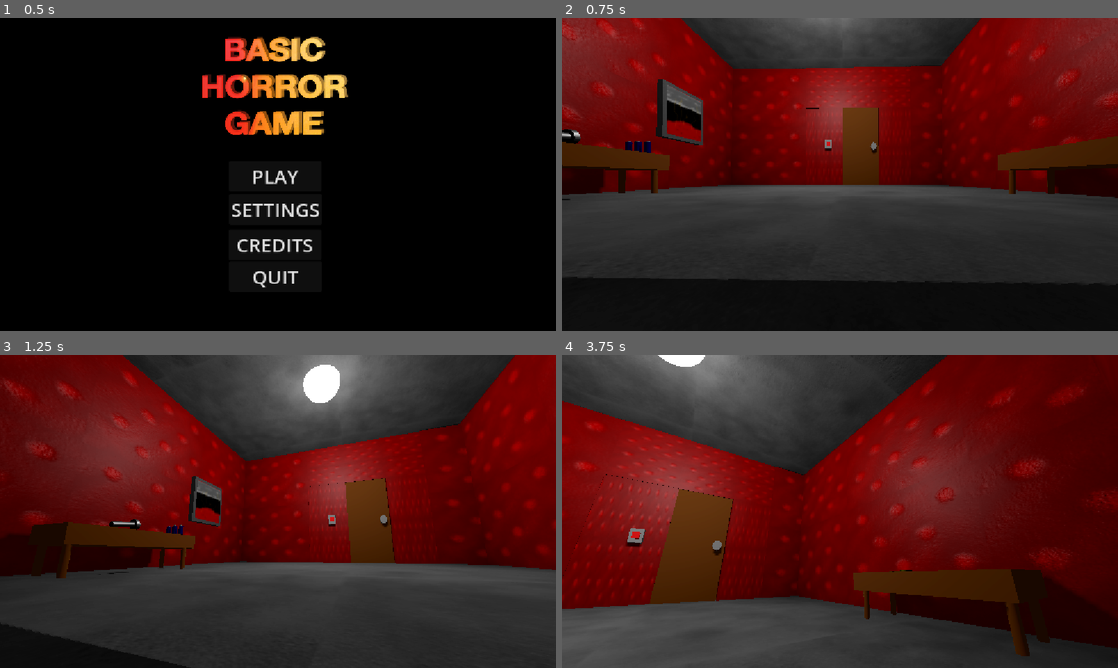
Above: before the commit, frames 1-4 (two rows, left to right).
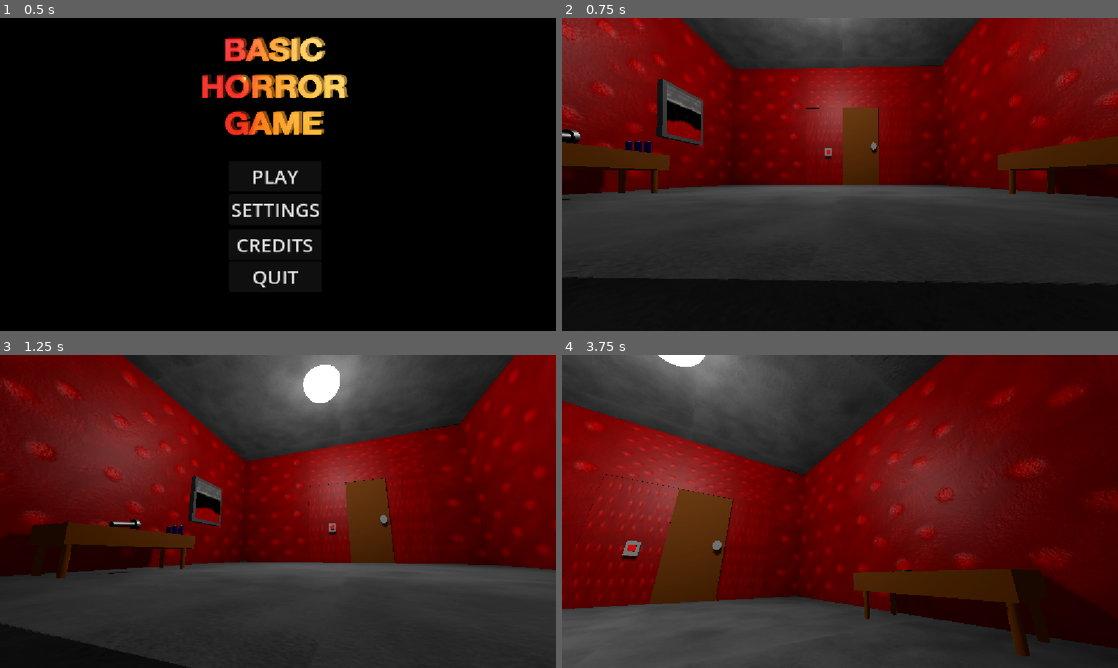
Above: after the commit, the same moments.

Repository: christiannoll/Basic3DGame
Game: Godot game, scene res://Scenes/main_menu.tscn
The game is run twice, just before and just after one commit, with the same random seed, the same clock (stepped at 60 frames per second) and the same inputs. The engine's default icon, where the game draws it, is replaced by a stand-in: a white triangle on a blue panel in a dark square.
Inputs (mouse positions are in pixels of both pictures, inside the frame that each line leads up to):
- Up to frame 1 (0.5 s): no input
- Up to frame 2 (0.75 s): click "PLAY" at 0.5 s
- Up to frame 3 (1.25 s): no input
- Up to frame 4 (3.75 s): move the mouse to (867, 511) at 1.27 s; hold W (forward) from 1.28 s (still down); tap E (interact) at 1.35, 2.3, 2.85 s; tap Space (jump) at 1.52, 2.27 s; move the mouse to (812, 511) at 2.02 s; tap F (flashlight) at 2.1 s; move the mouse to (851, 505) at 2.77 s; move the mouse to (834, 517) at 3.52 s; tap Shift (sprint) at 3.6 s

Frame 1 is identical in both runs. In frame 2, less than 0.1% of the frame differs, in the area x 47-49%, y 38-46%; in frame 3, less than 0.1%; in frame 4, 0.3%, in the area x 10-16%, y 55-66%.

Commit message:
Moved the switch down

Diff:
--- a/Scenes/level.tscn
+++ b/Scenes/level.tscn
@@ -351,7 +351,7 @@
 mesh = SubResource("BoxMesh_tumq0")
 
 [node name="light_switch" parent="NavigationRegion3D/floors_and_walls/wall6" unique_id=528431731 node_paths=PackedStringArray("light") instance=ExtResource("6_1cgv8")]
-transform = Transform3D(0.09999678, 0.0008028429, 0, -0.0016056858, 0.19999357, 0, 0, 0, 0.1, -0.59779465, -0.15210277, -0.5059091)
+transform = Transform3D(0.09999678, 0.0008028429, 0, -0.0016056858, 0.19999357, 0, 0, 0, 0.1, -0.5980629, -0.2189239, -0.5059091)
 light = NodePath("../../../../lights/light")
 light_off = SubResource("StandardMaterial3D_hcs0j")
 light_on = ExtResource("7_hcs0j")
--- a/Scripts/light_switch.gd
+++ b/Scripts/light_switch.gd
@@ -14,7 +14,7 @@
 		toggle = !toggle
 		if toggle == false:
 			light.get_node("MeshInstance3D").material_override = light_off
-		else:
+		if toggle == true:
 			light.get_node("MeshInstance3D").material_override = light_on
 		light.get_node("OmniLight3D").visible = toggle
 		await get_tree().create_timer(0.6, false).timeout
